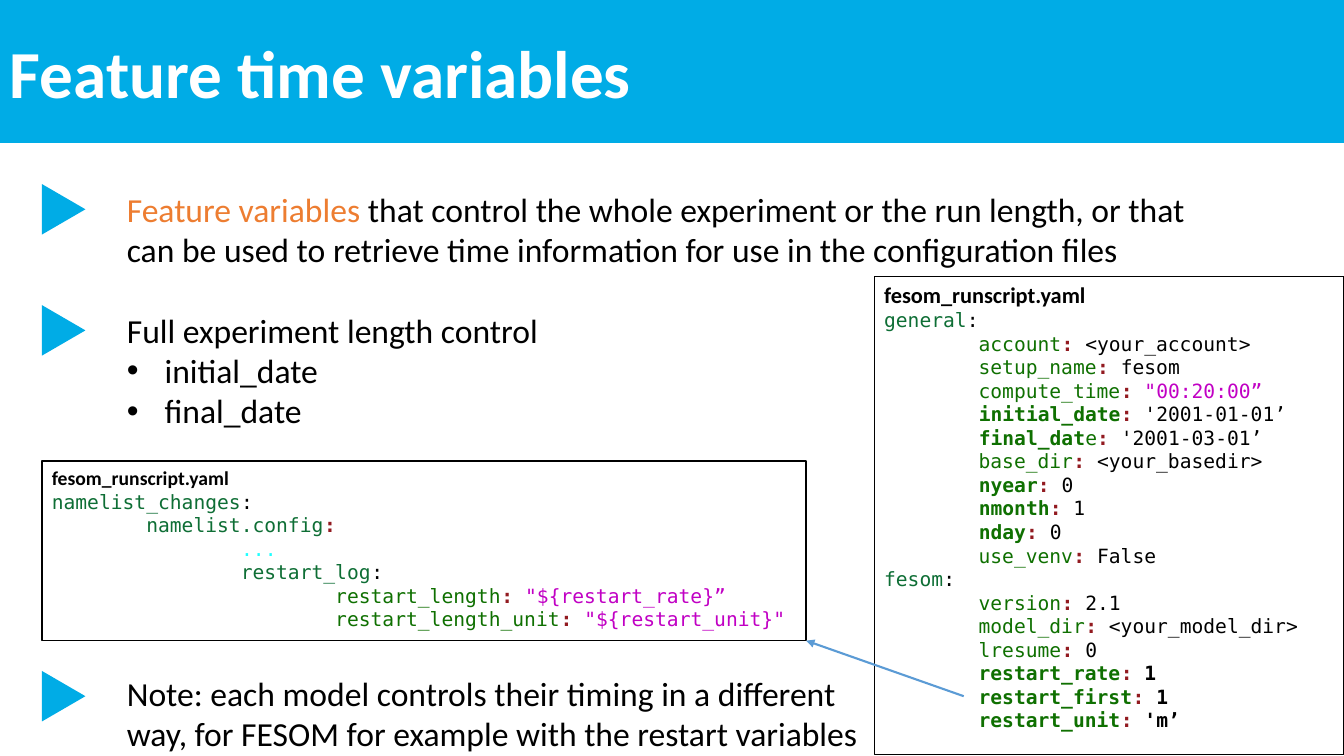
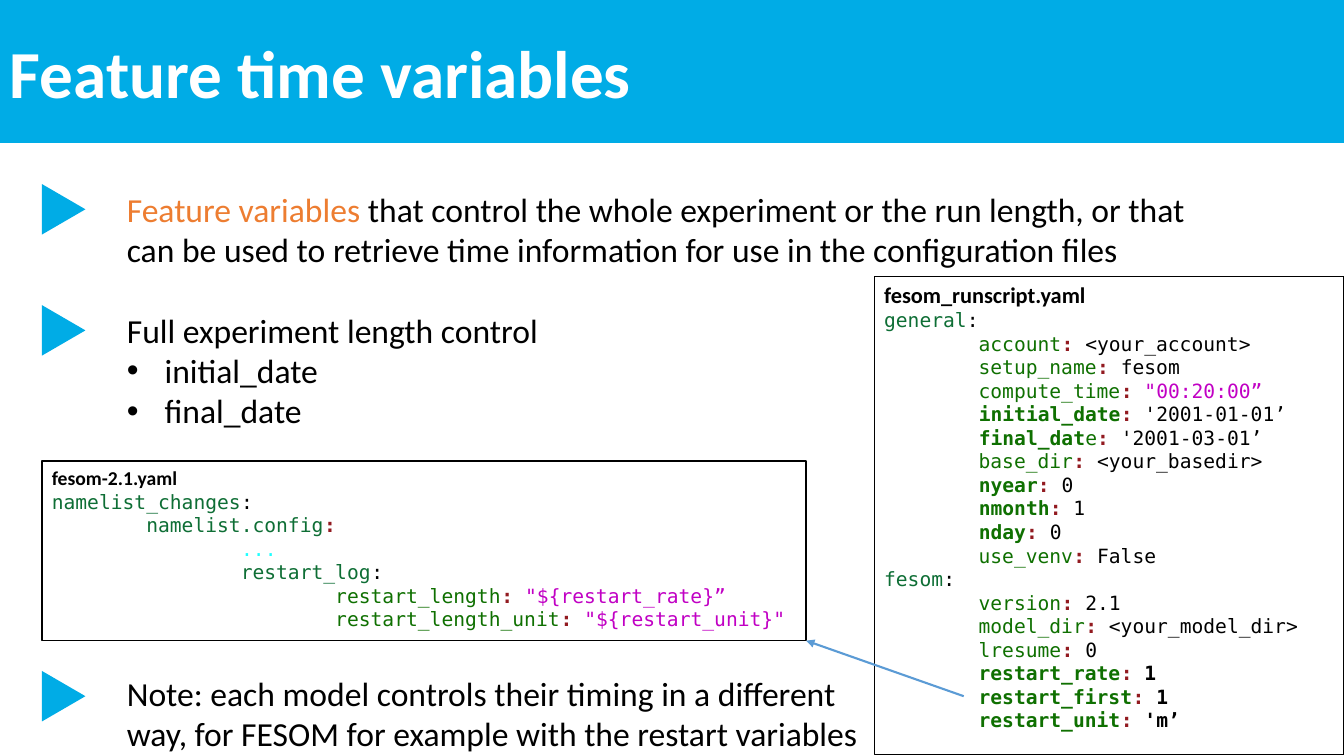
Before and after one commit to esm-tools/workshops, a slide deck: slide 1 of PalMod2022/docs/ppt/6.6_time_variables.pptx. Drawn at 1344x756 pixels with LibreOffice and Linux fonts; fonts in the diff are those of the drawing. Boxes give left, top, right and bottom in pixels: in the first picture for what was removed or moved away, otherwise in the second. Text is boxed around its words. In the diff, an @@ line names an element or a change of style, - is before the commit and + after.

```diff
--- a/PalMod2022/docs/ppt/6.6_time_variables.pptx
+++ b/PalMod2022/docs/ppt/6.6_time_variables.pptx
@@ text in rectangle at (52, 471, 177, 488): text changed @@
-fesom_runscript.yaml
+fesom-2.1.yaml
```
Also in this commit, not shown: 1 other file.
